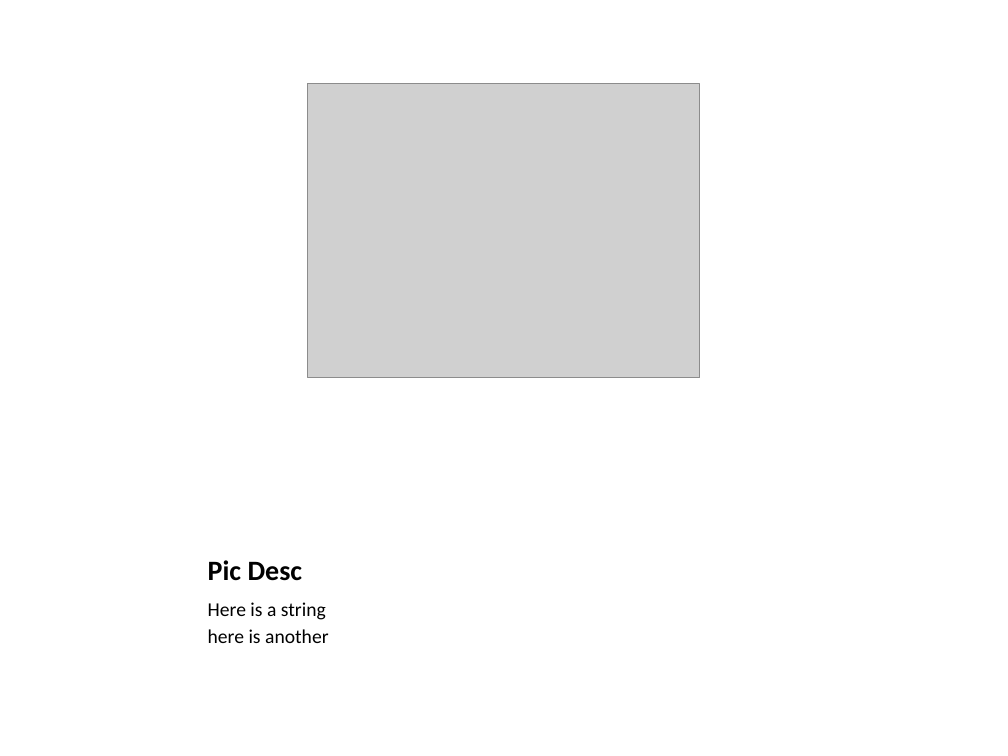
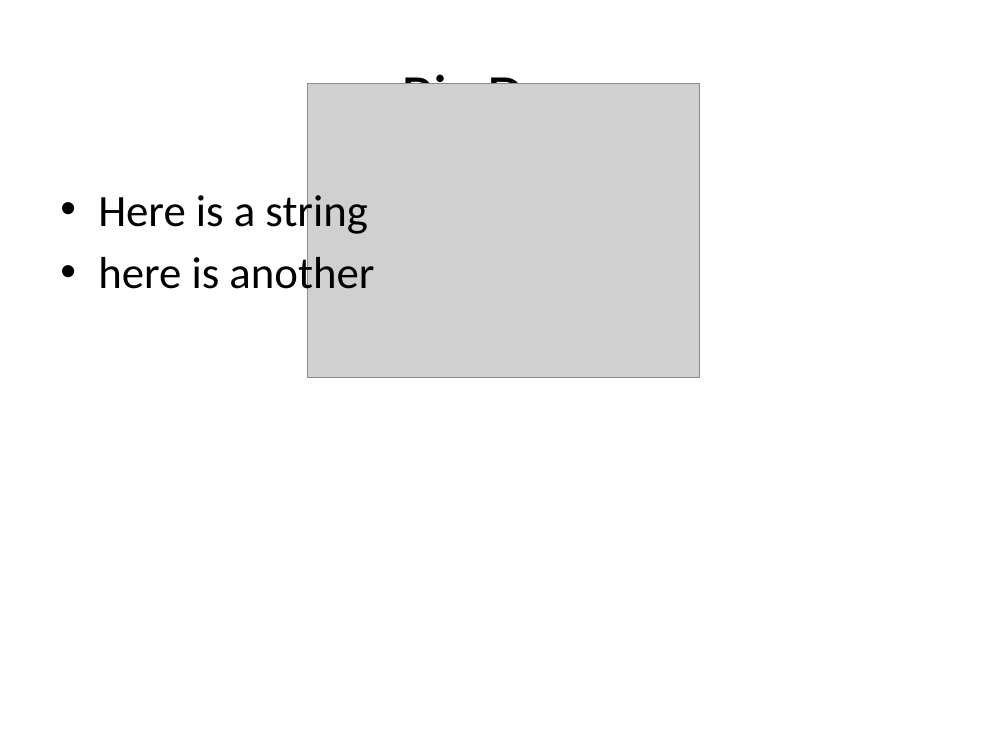
Before and after one commit to pythonicrubyist/powerpoint, a slide deck: slide 7 of samples/pptx/sample.pptx. Drawn at 1008x756 pixels with LibreOffice and Linux fonts; fonts in the diff are those of the drawing; grey boxes stand for pictures. Boxes give left, top, right and bottom in pixels: in the first picture for what was removed or moved away, otherwise in the second. Text is boxed around its words. In the diff, an @@ line names an element or a change of style, - is before the commit and + after.

```diff
--- a/samples/pptx/sample.pptx
+++ b/samples/pptx/sample.pptx
@@ title "Pic Desc": place and size @@
-title "Pic Desc" at <box>208,560,303,581</box>
+title "Pic Desc" at <box>402,66,606,84</box>
@@ title "Pic Desc" at <box>402,66,606,84</box>: size 20 to 44 pt, bold off; alignment left to centre; vertical alignment bottom to middle @@
@@ text "Here is a string": place and size @@
-text "Here is a string" at <box>208,602,328,643</box>
+text "Here is a string" at <box>98,189,374,300</box>
@@ text "Here is a string" at <box>98,189,374,300</box>: size 14 to 32 pt; bullet none to •; more space between paragraphs @@
```
Also in this commit, not shown: 6 other slides changed, 1 slide added, 6 other files.
